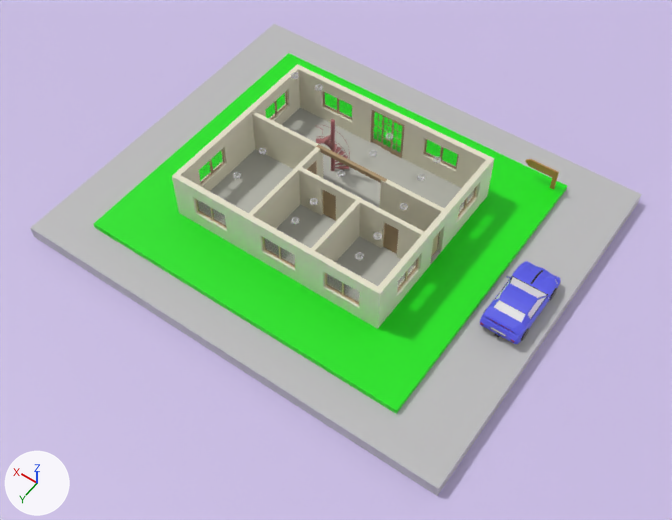
The glTF model House1F.glb: old version first, new version second.
Rendered twice from a 50 mm camera at (-18.2, 25.4, 36.7) aimed at (-1.8, 2.5, 0.7). Lighting does not change. The marker at lower left points along +X, +Y and +Z. Where no turn or scale is listed for an object, it has been applied to the vertices. Vertices at the same position are counted once.

The first picture shows 'BG', 'Boarder', 'Car', 'IfcSite/Gelaende', 'IfcSlab/Bodenplatte', 'IfcWallStandardCase/Wand-Ext-ERDG-1', 'IfcWallStandardCase/Wand-Ext-ERDG-2', 'IfcWallStandardCase/Wand-Ext-ERDG-3', 'IfcWallStandardCase/Wand-Ext-ERDG-4', 'IfcWallStandardCase/Wand-Int-ERDG-2', 'IfcWallStandardCase/Wand-Int-ERDG-3', 'IfcWallStandardCase/Wand-Int-ERDG-4'.
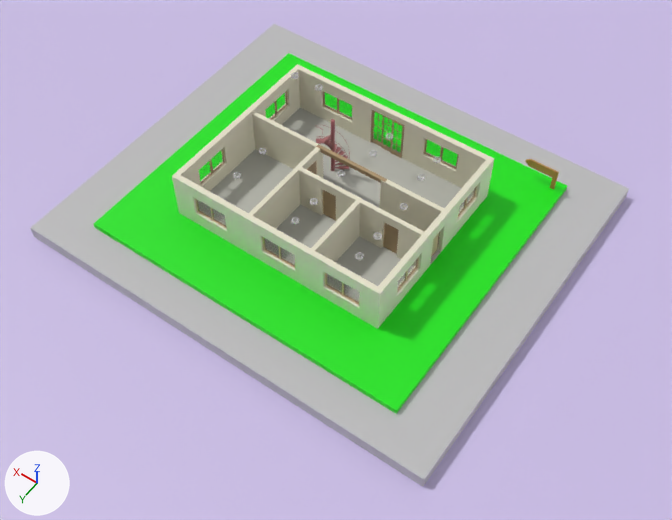
Changed parts and their boxes [x1, y1, x2, y2] in the pictures (672 x 520 px):
'Boarder', mesh rescaled
    before: [31, 24, 642, 496]
    after: [31, 24, 629, 487]
'Car', deleted (blue)
    before: [479, 261, 561, 344]
    faces in mat_case (blue #585be7): [479, 261, 561, 344]
    faces in mat_white (white #e7e7e7): [491, 276, 558, 337]
    faces in mat_black (black #000000): [480, 270, 557, 342]

The change, as a list of edits to the scene's bpy script:
```text
Change me_cube_003:
    where me_cube_003.from_pydata(...)  # 8 vertices, 10 faces; spans x -12.3..11.6, y -9.9..9.9, z 0.0..0.7
    used by ob_boarder; location = (0.0, 0.0, 0.3)
    me_cube_003 part 1: the whole mesh is scaled about its middle by (0.971, 1, 1), then moved by (0.3, 0.0, 0.0)
Remove ob_car:
    ob_car = bpy.data.objects.new('Car', me_circle_006)
    ob_car.location = (-10.56, 0.19, 1.49)
```
